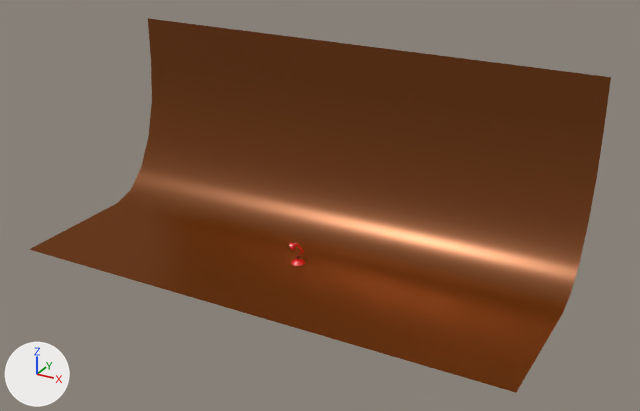
What one commit did to the Blender file AnimatedLamp.blend.
Before and after are seen from a camera (50 mm lens) standing at (27.9, -47.6, 28.5) and looking at (2.0, -0.4, 4.9). Every picture has the same lights, and +X, +Y and +Z are marked at lower left.

Script lines for the objects in view, before the commit:
```python
me_plane = bpy.data.meshes.new('Plane')
me_plane.from_pydata(...)  # 16 vertices, 7 faces; spans x -1.0..1.0, y -1.0..1.0, z 0.0..1.84
me_plane.polygons.foreach_set('use_smooth', [True] * 7)
me_plane.materials.append(mat_backdrop)
me_plane_001 = bpy.data.meshes.new('Plane.001')
me_plane_001.from_pydata([(-1.0, -1.0, 0.0), (1.0, -1.0, 0.0), (-1.0, 1.0, 0.0), (1.0, 1.0, 0.0)], [], [(0, 1, 3, 2)])
me_plane_001.materials.append(mat_light)  # white #e7e7e7
ob_backdrop = bpy.data.objects.new('Backdrop', me_plane)
ob_backdrop.location = (0.0, 0.0, 0.0)
ob_backdrop.scale = (18.0, 7.53, 7.53)
ob_plane = bpy.data.objects.new('Plane', me_plane_001)
ob_plane.location = (0.0, -6.65, 4.38)
ob_plane.rotation_euler = (0.832, 0.0, 0.0)  # degrees (48, 0, 0)
ob_plane.scale = (2.89, 2.89, 2.89)
ob_plane.hide_viewport = True
```
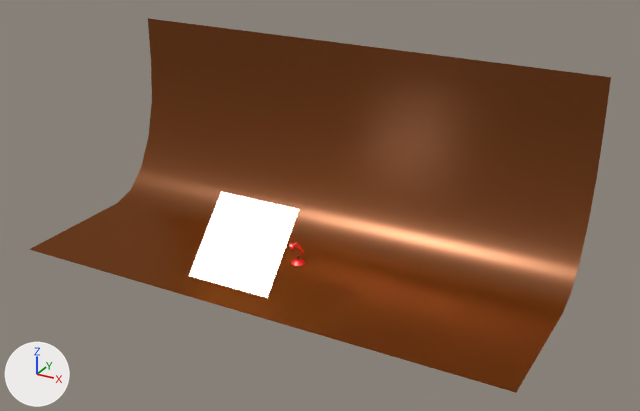
Changed parts and their boxes (x1, y1, x2, y2) in the pictures (640 x 411 px):
```json
{"object": "Plane", "change": "shown", "after": [189, 192, 299, 298]}
```

The change, as JSON lines over the scene's bpy script:
```json
{"op": "remove", "block": "ob_plane", "code": "ob_plane.hide_viewport = True"}
```
